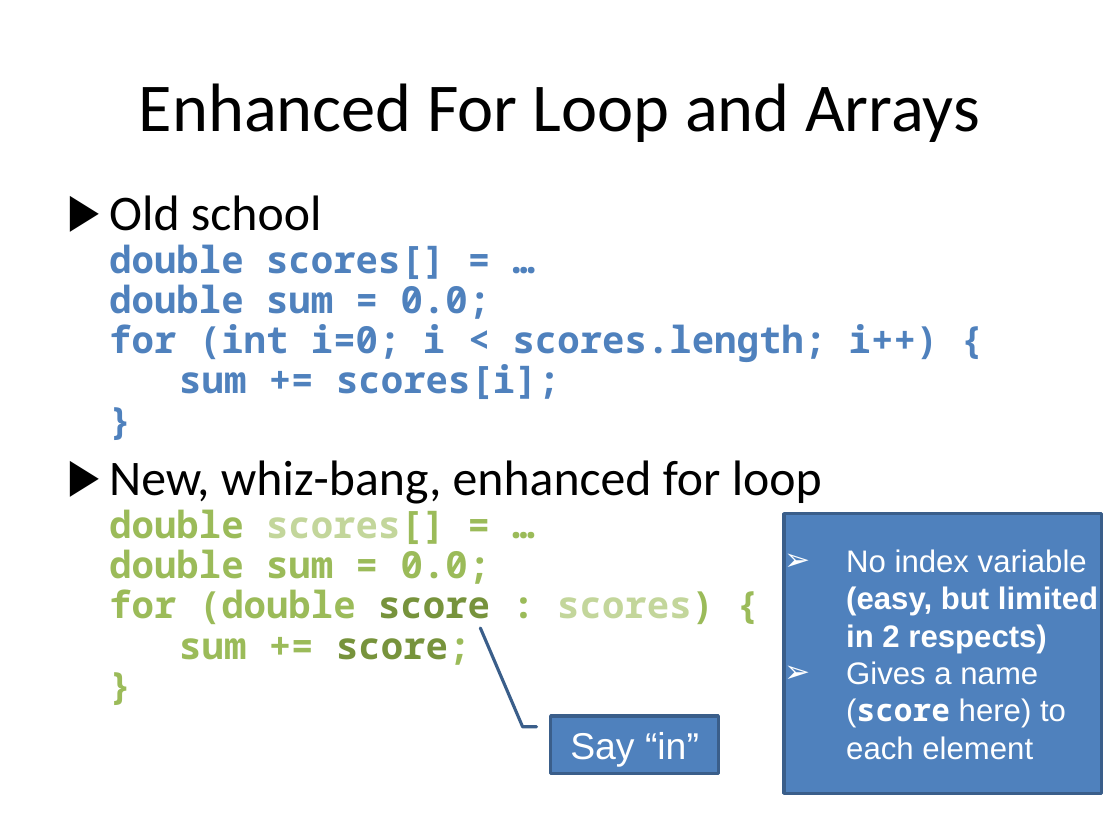
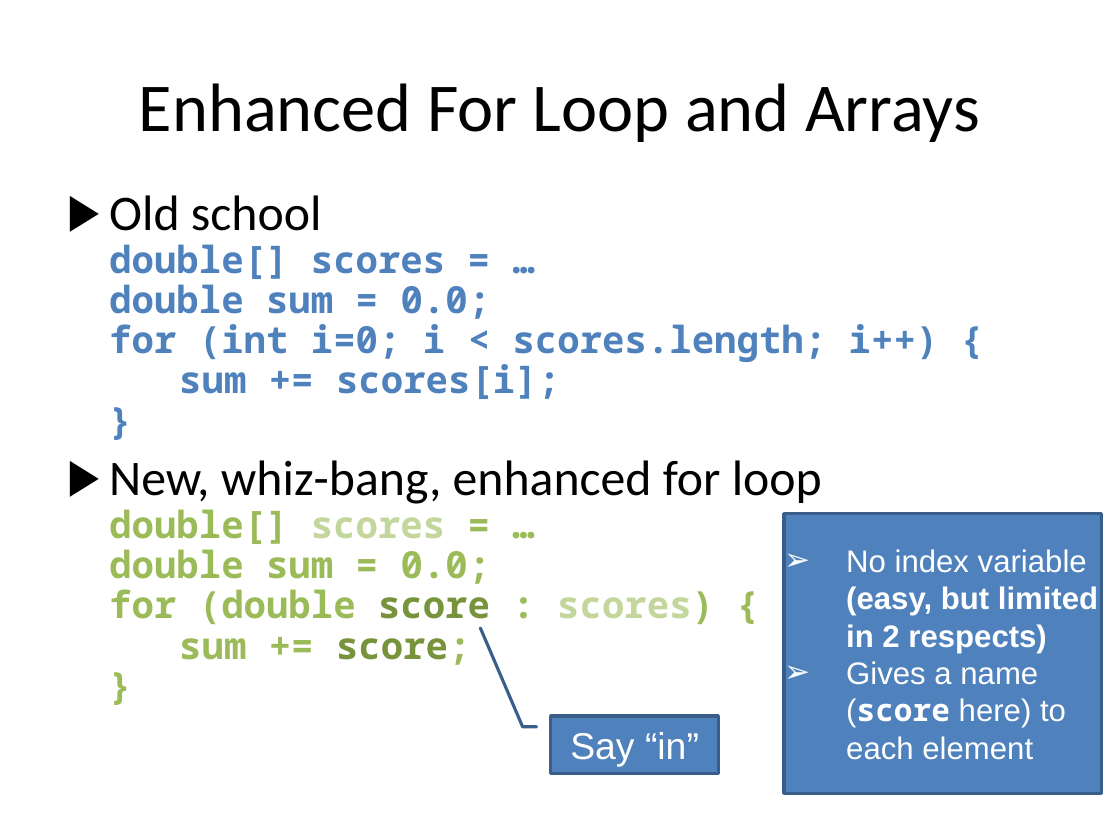
Before and after one commit to RHIT-CSSE/csse220, a slide deck: slide 16 of ClassMaterials/2DArraysAndMaps/Slides/2D Arrays and Maps.pptx (slide 11 before the commit). Drawn at 1120x840 pixels with LibreOffice and Linux fonts; fonts in the diff are those of the drawing. Boxes give left, top, right and bottom in pixels: in the first picture for what was removed or moved away, otherwise in the second. Text is boxed around its words. In the diff, an @@ line names an element or a change of style, - is before the commit and + after.

Commit message:
updating slides

```diff
--- a/ClassMaterials/2DArraysAndMaps/Slides/2D Arrays and Maps.pptx
+++ b/ClassMaterials/2DArraysAndMaps/Slides/2D Arrays and Maps.pptx
@@ text at (109, 195, 939, 665): text changed @@
-▶ Old school
-  double scores[] = …
-  double sum = 0.0;
-  for (int i=0; i < scores.length; i++) {
-  sum += scores[i];
-  }
-▶ New, whiz-bang, enhanced for loop
-  double scores[] = …
-  double sum = 0.0;
-  for (double score : scores) {
-  sum += score;
-  }
+▶ Old school
+  double[] scores = …
+  double sum = 0.0;
+  for (int i=0; i < scores.length; i++) {
+  sum += scores[i];
+  }
+▶ New, whiz-bang, enhanced for loop
+  double[] scores = …
+  double sum = 0.0;
+  for (double score : scores) {
+  sum += score;
+  }
```
Also in this commit, not shown: 5 other slides changed, 10 slides added, 1 slide removed.
